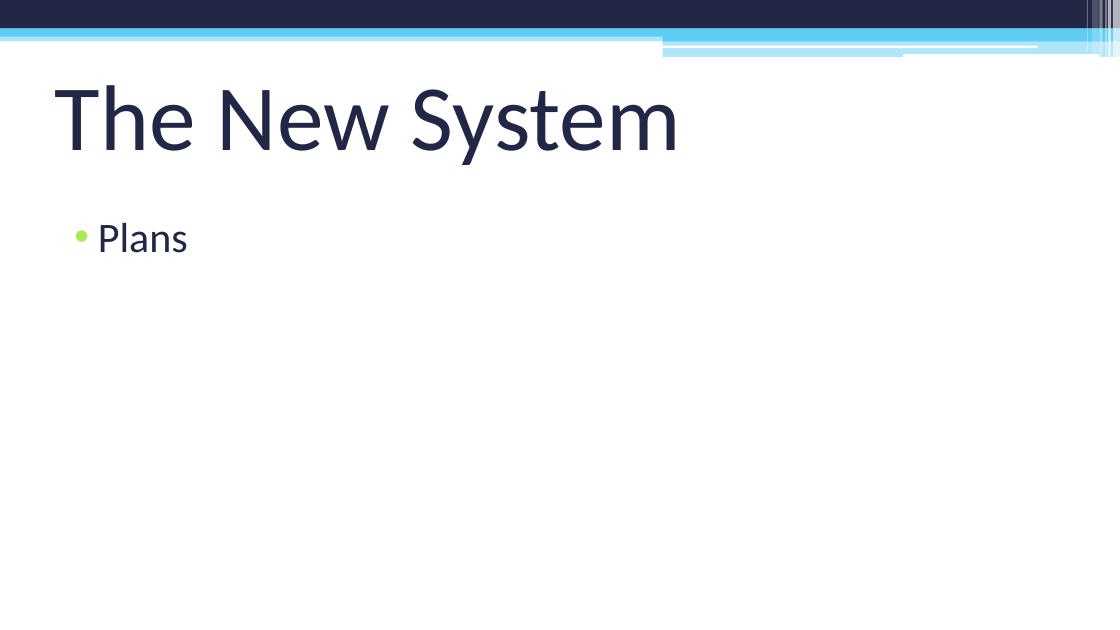
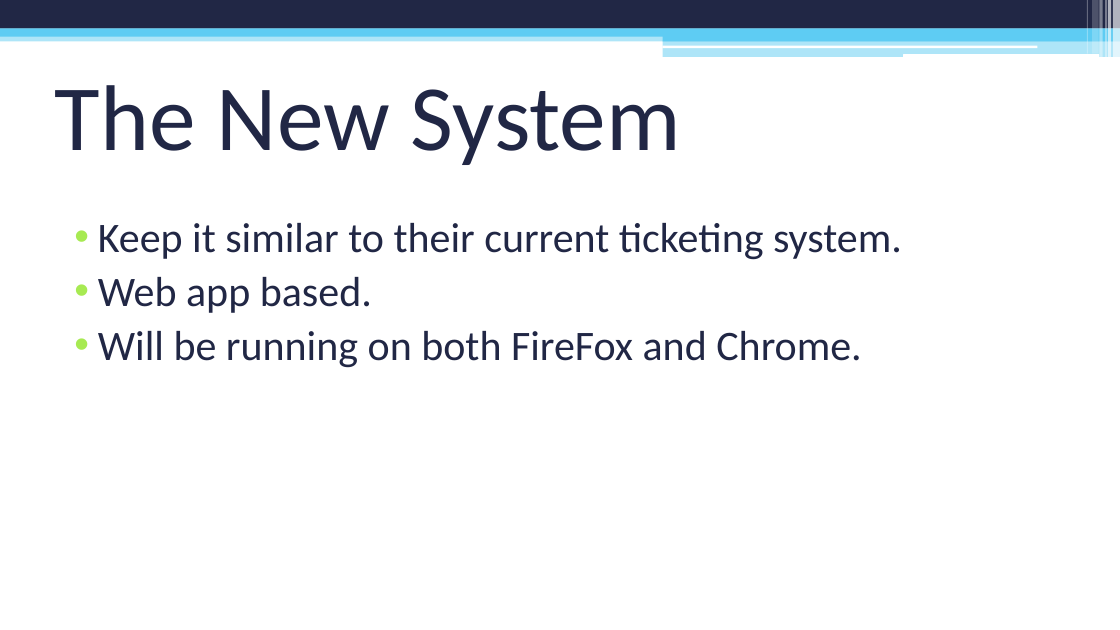
Before and after one commit to sylve0n/CIS260-PowerPoint, a slide deck: slide 4 of PC Repair Clinic Inventory System.pptx. Drawn at 1120x630 pixels with LibreOffice and Linux fonts; fonts in the diff are those of the drawing. Boxes give left, top, right and bottom in pixels: in the first picture for what was removed or moved away, otherwise in the second. Text is boxed around its words. In the diff, an @@ line names an element or a change of style, - is before the commit and + after.

```diff
--- a/PC Repair Clinic Inventory System.pptx
+++ b/PC Repair Clinic Inventory System.pptx
@@ text at bbox=[98, 223, 902, 368]: text changed @@
-• Plans
+• Keep it similar to their current ticketing system.
+• Web app based.
+• Will be running on both FireFox and Chrome.
```
Also in this commit, not shown: 4 other slides changed, 1 slide added, 1 slide removed, 1 other file.
